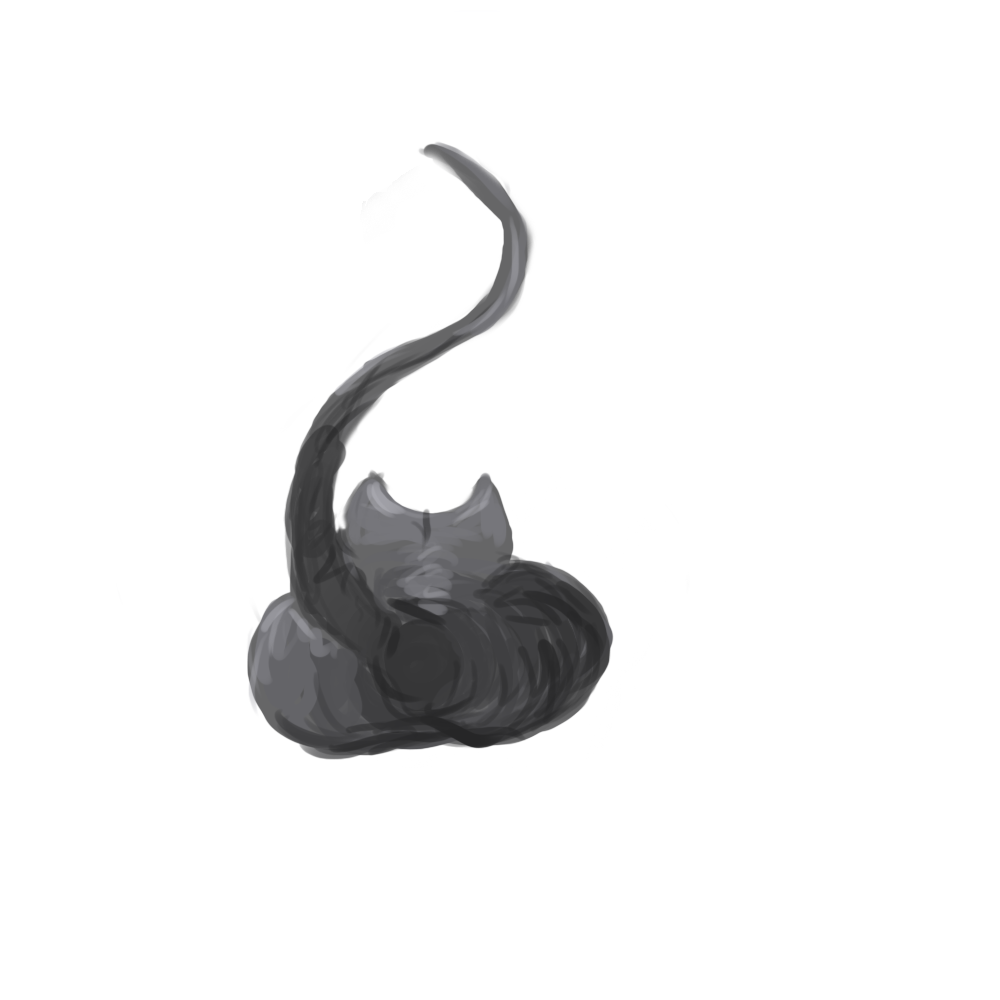
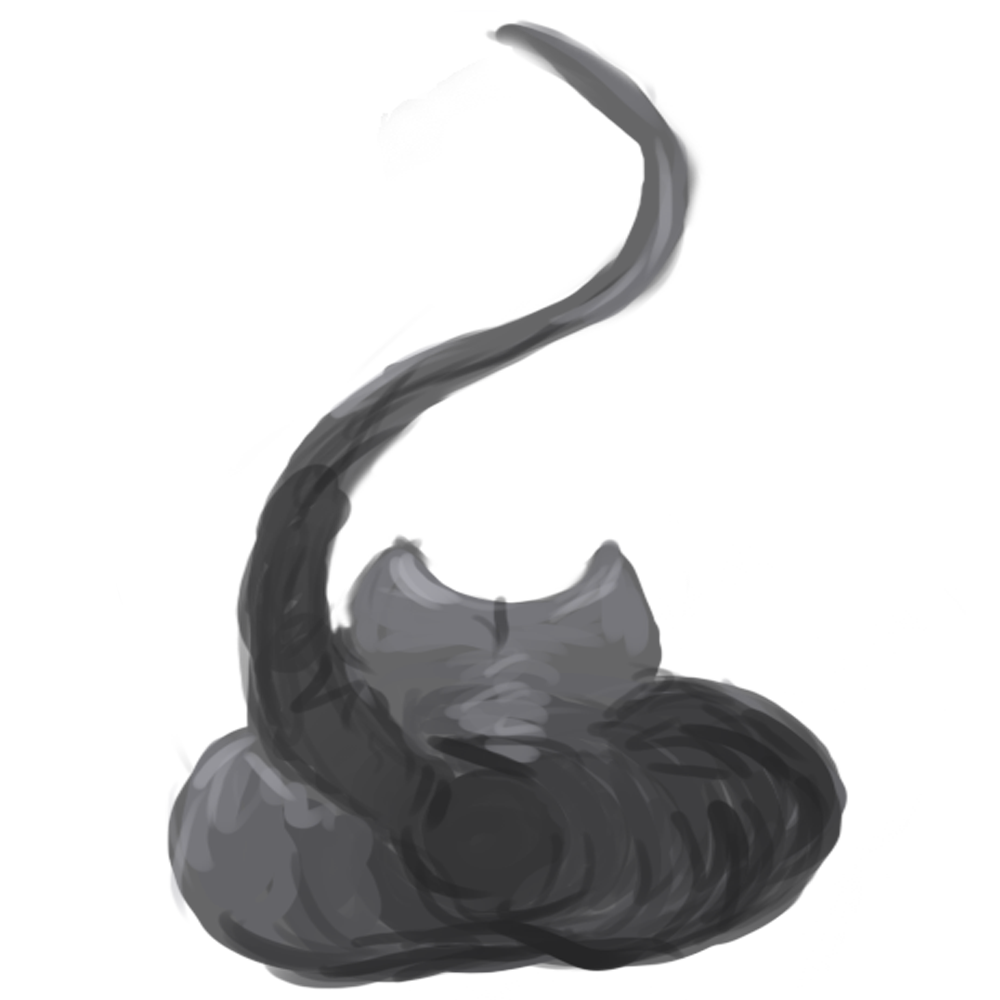
Two versions of the same layered image (w=1000, h=1000). Layer-by-layer changes:
painted on "Layer 2" over (166, 19, 848, 990)
